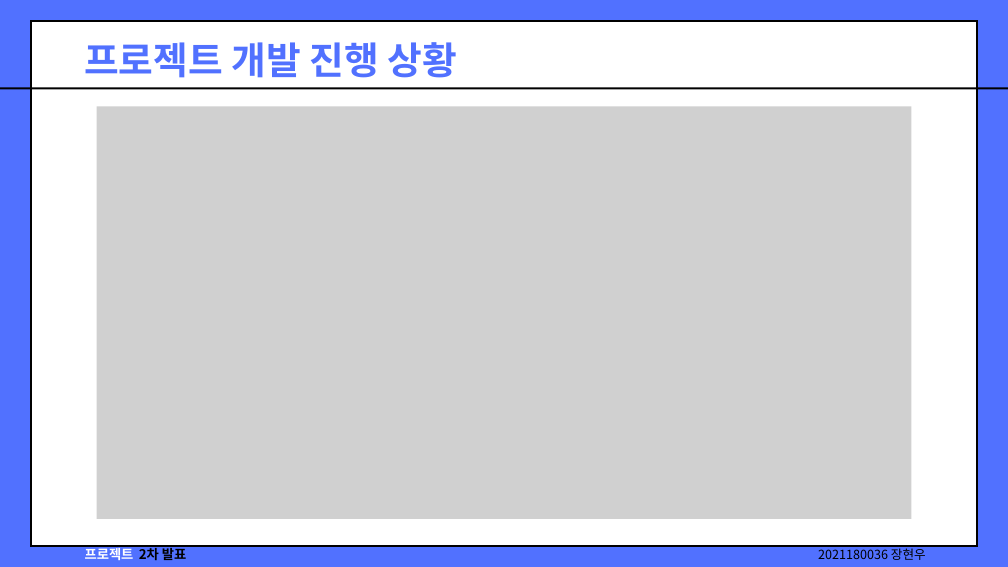
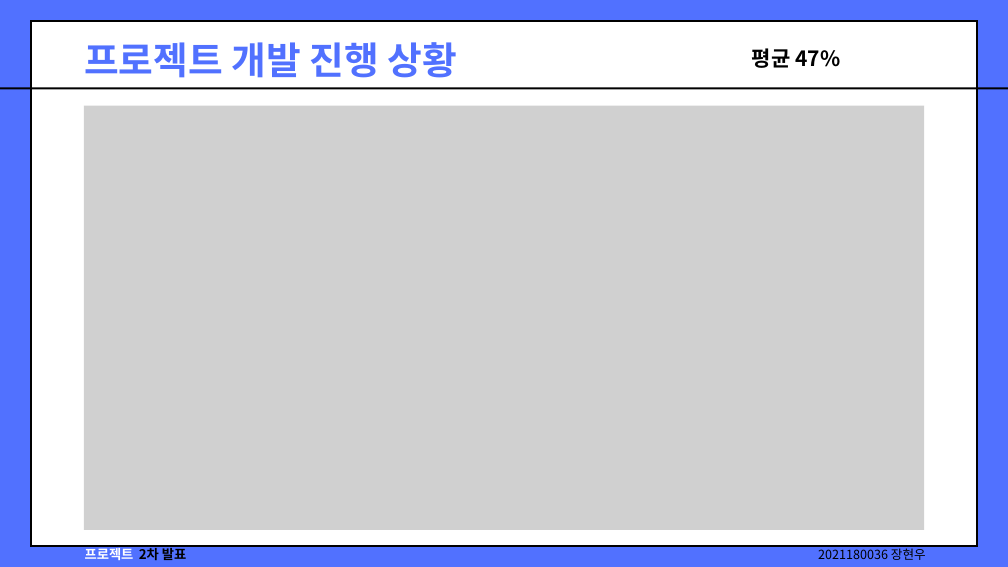
Before and after one commit to jjang1214/2DGP-Project, a slide deck: slide 2 of 2DGP 프로젝트 2차 발표.pptx. Drawn at 1008x567 pixels with LibreOffice and Linux fonts; fonts in the diff are those of the drawing; grey boxes stand for pictures. Boxes give left, top, right and bottom in pixels: in the first picture for what was removed or moved away, otherwise in the second. Text is boxed around its words. In the diff, an @@ line names an element or a change of style, - is before the commit and + after.

```diff
--- a/2DGP 프로젝트 2차 발표.pptx
+++ b/2DGP 프로젝트 2차 발표.pptx
@@ text added at [752, 48, 840, 68], 30 pt, text #000000, bold @@
+평균 47%
@@ picture: place and size @@
-picture at [97, 106, 912, 519]
+picture at [84, 105, 924, 530]
```
